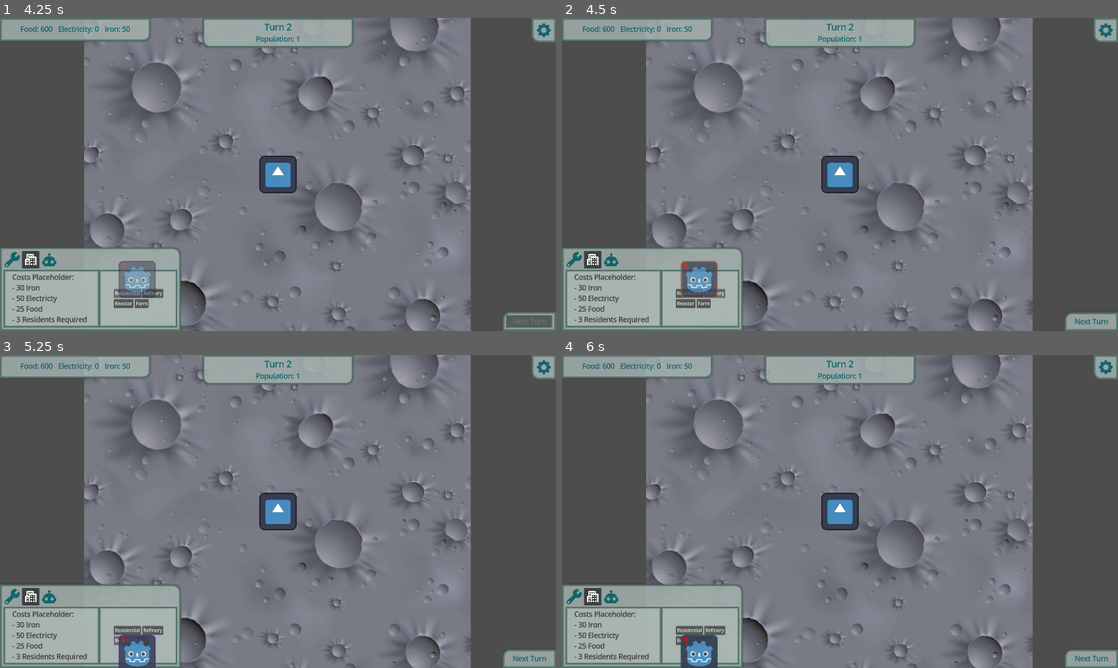
Above: before the commit, frames 1-4 (two rows, left to right).
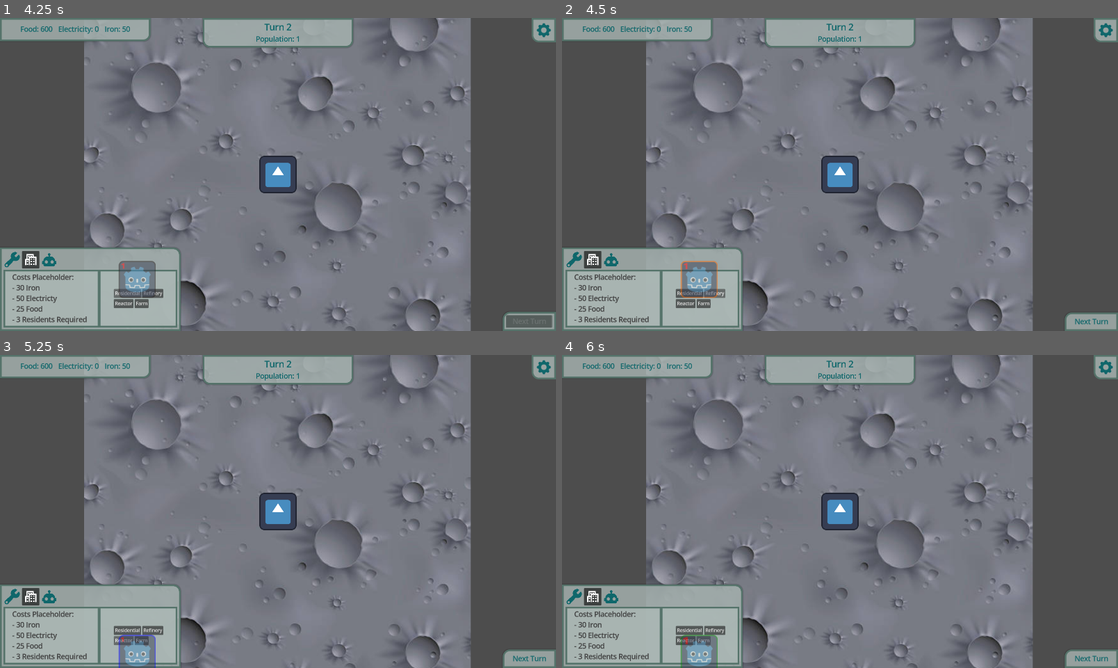
Above: after the commit, the same moments.

Repository: LunariumGame/Lunarium
Game: Godot game, scene res://scenes/world.tscn
The game is run twice, just before and just after one commit, with the same random seed, the same clock (stepped at 60 frames per second) and the same inputs. The engine's default icon, where the game draws it, is replaced by a stand-in: a white triangle on a blue panel in a dark square.
Inputs (mouse positions are in pixels of both pictures, inside the frame that each line leads up to):
- Up to frame 1 (4.25 s): click "Start" at 0.5 s; click "Next Turn" at 1.25 s; click (11, 259) at 2 s; click (33, 259) at 2.75 s; click "Residential" at 3.5 s
- Up to frame 2 (4.5 s): click "Refinery" at 4.25 s
- Up to frame 3 (5.25 s): click "Reactor" at 5 s
- Up to frame 4 (6 s): click "Farm" at 5.75 s

Frame 1 is identical in both runs. In frame 2, 0.5% of the frame differs, in the area x 21-28%, y 77-90%; in frame 3, 0.5%; in frame 4, 0.5%, in the area x 21-28%, y 89-100%.

Commit message:
fix - prevent BuildingCanvas stacking on cursor

Diff:
--- a/scripts/ui_components/building/active_button_tracker.gd
+++ b/scripts/ui_components/building/active_button_tracker.gd
@@ -19,7 +19,7 @@
 
 func _free_cursor(target_button: BuildingButton) -> bool:
 	var node_to_free: BuildingCanvas = (
-		target_button.get_node_or_null(^"BuildingCursor")
+		target_button.get_node_or_null(^"BuildingCanvas")
 	)
 
 	# is_instance_valid prevents double free
--- a/scripts/ui_components/building/building_button.gd
+++ b/scripts/ui_components/building/building_button.gd
@@ -19,9 +19,9 @@
 
 # create a child of cursor that is a preview of the building clicked. follows cursor
 func _populate_cursor_on_click() -> void:
-	# if the BuildingCursor already exists, return
-	var existing_cursor: BuildingCursor = (
-		get_node_or_null(^"BuildingCursor")
+	# if the BuildingCanvas already exists, return
+	var existing_cursor: BuildingCanvas = (
+		get_node_or_null(^"BuildingCanvas")
 	)
 
 	if existing_cursor and is_instance_valid(existing_cursor):
